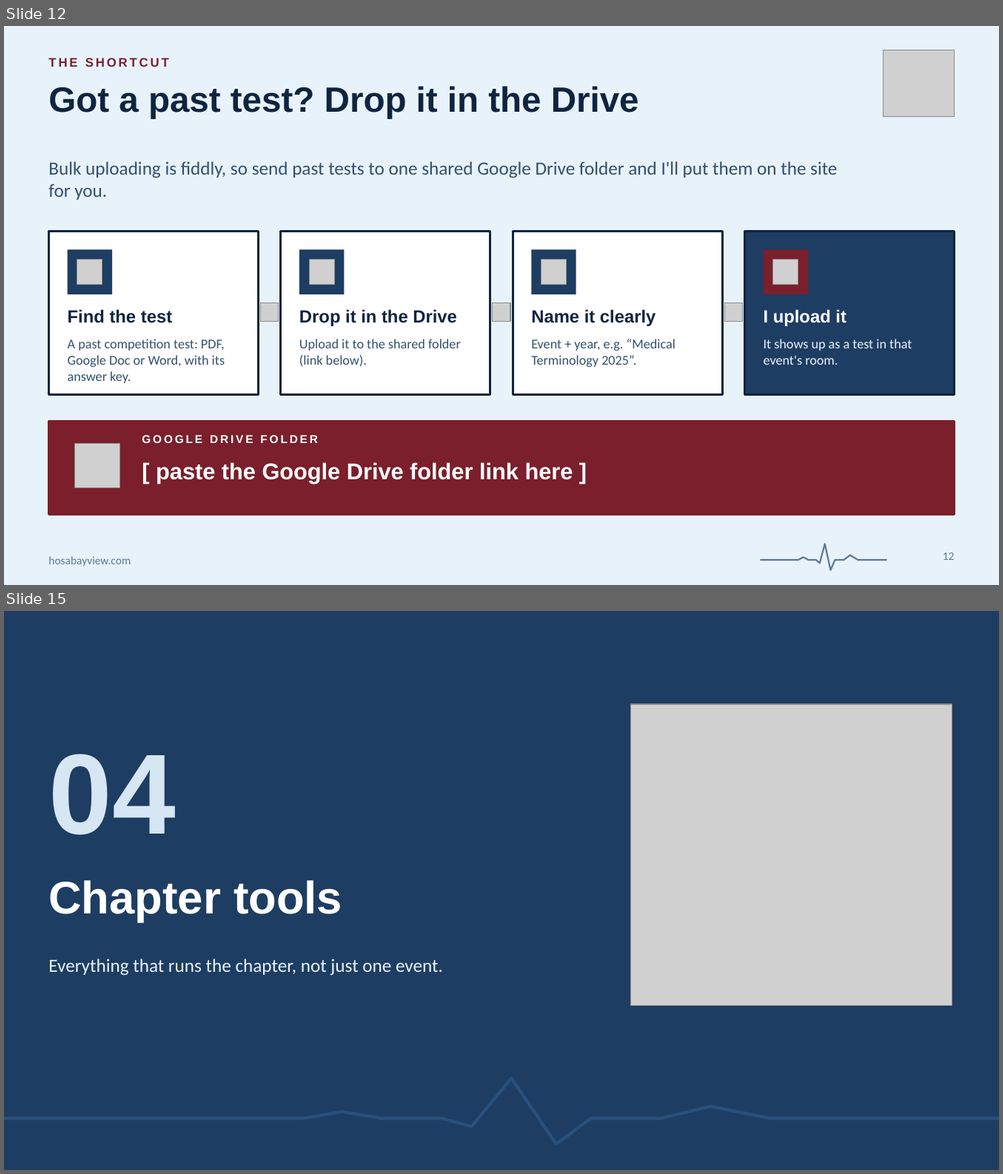
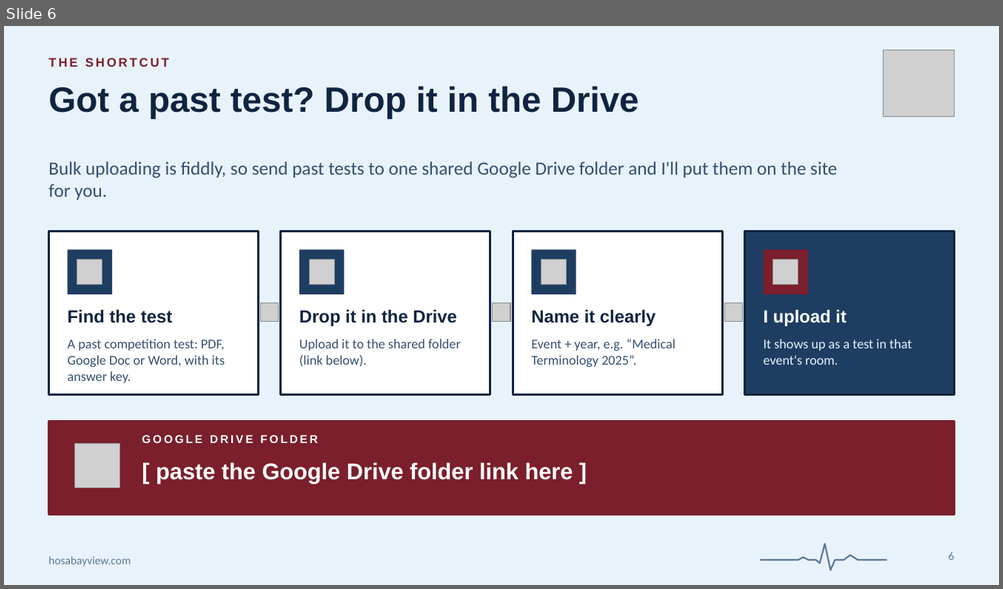
Before and after one commit to claudeforeveryone/hosa-bayview, a slide deck: docs/presentations/hosa-bayview-admin-guide.pptx. Shown one above the other, each under a label of ours: slides 12 and 15 before the commit, slide 6 after it; the slides between them are not shown. The pictures are 1003x1174 and 1003x589 pixels, drawn with LibreOffice and Linux fonts; fonts in the diff are those of the drawing; grey boxes stand for pictures. Boxes give left, top, right and bottom in pixels: in the first picture for what was removed or moved away, otherwise in the second. Text is boxed around its words. In the diff, an @@ line names an element or a change of style, - is before the commit and + after.

```diff
--- a/docs/presentations/hosa-bayview-admin-guide.pptx
+++ b/docs/presentations/hosa-bayview-admin-guide.pptx
@@ slide 15 removed at bbox=[4, 611, 999, 1170], background #1E3D62 @@
@@ picture removed at bbox=[631, 704, 951, 1006] @@
@@ text removed at bbox=[48, 754, 175, 835] @@
-04
@@ title removed at bbox=[48, 880, 342, 923] @@
-Chapter tools
@@ text removed at bbox=[48, 959, 443, 976] @@
-Everything that runs the chapter, not just one event.
@@ freeform shape removed at bbox=[4, 1077, 999, 1145] @@
@@ what was slide 12 is now slide 6 @@
@@ page number at bbox=[948, 552, 954, 560]: text changed @@
-12
+6
```
Also in this commit, not shown: 5 slides changed, 5 slides added, 16 other slides removed, 3 other files.
